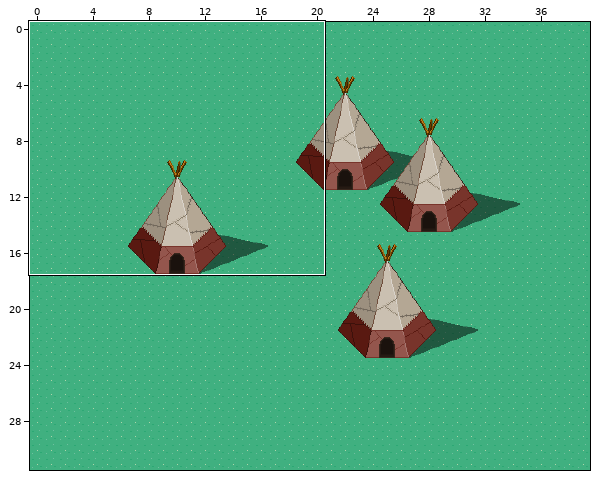
A Tiled map gets an edit: FriendsWithMonsters/android/assets/tilemaps/13.tmx. Above, an overview of the earlier version with the close-up marked.
Close-up. Before the edit:
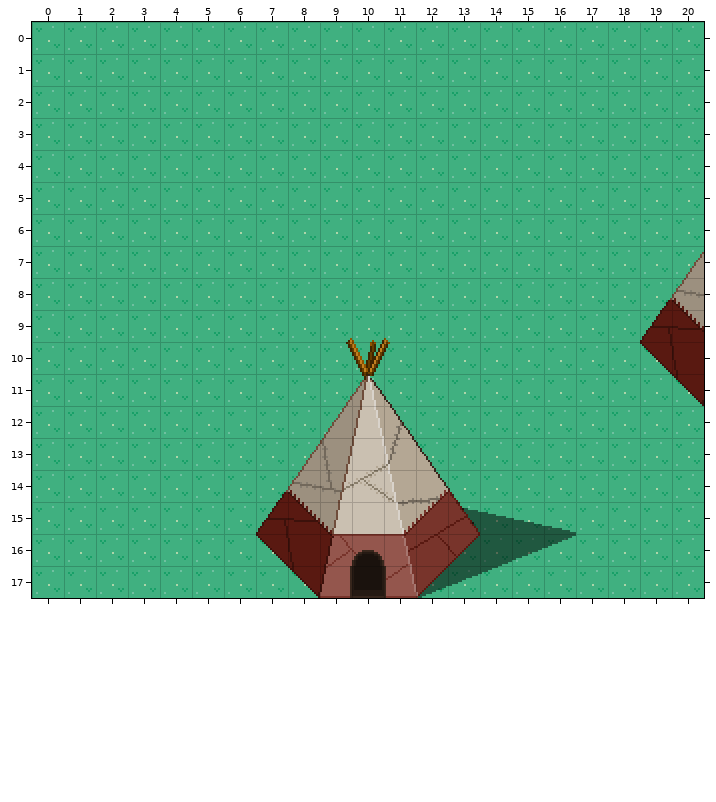
Cells are 16x16 px. Shown: x 0..20, y 0..17. The commit also changed other parts of the map, which this record leaves out. Tiles whose own drawing changed are shown in their newer look in all pictures.
The same view after the edit:
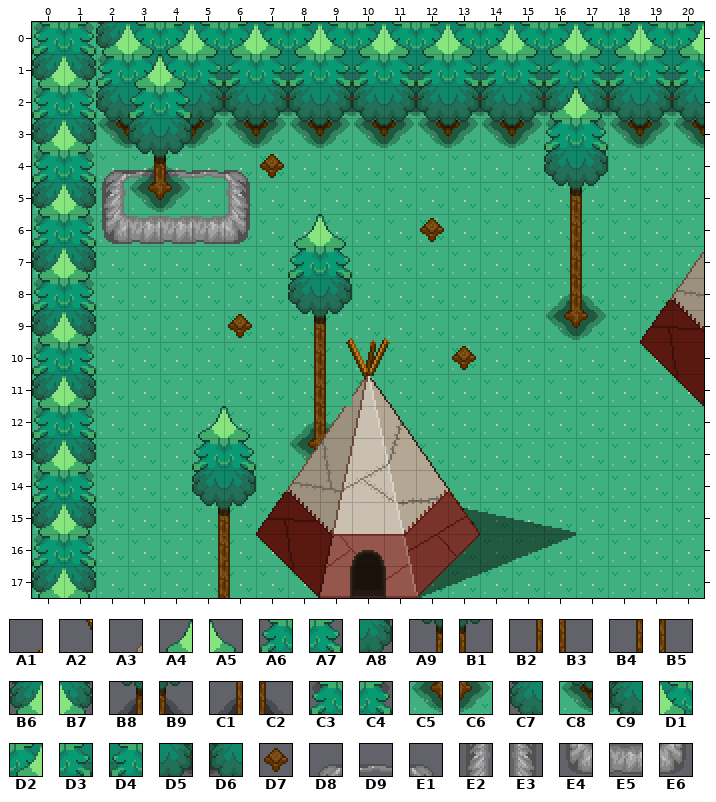
Key: from "limbusdev_world": A1 786, A2 850, A3 914, A4 2372, A5 2373, A6 2436, A7 2437, A8 2501, A9 2564, B1 2565, B2 2628, B3 2629, B4 2692, B5 2693, B6 2752, B7 2753, B8 2754, B9 2755, C1 2756, C2 2757, C3 2816, C4 2817, C5 2820, C6 2821, C7 2880, C8 2944, C9 2945, D1 3013, D2 3014, D3 3077, D4 3078, D5 3141, D6 3142, D7 3264, D8 3328, D9 3329, E1 3330, E2 3392, E3 3394, E4 3456, E5 3457, E6 3458.
__ is an empty cell.
Tiles of an added or newly shown layer are drawn over the layers below it.
See-through tiles are keyed as they look on the map.
Difference:
Layer "walls1":
y 0: x 0..20 __ __ __ __ __ __ __ __ __ __ __ __ __ __ __ __ __ __ __ __ __ -> C3 C4 B6 D1 D2 D1 D2 D1 D2 D1 D2 D1 D2 D1 D2 D1 D2 D1 D2 D1 D2
y 1: x 0..20 __ __ __ __ __ __ __ __ __ __ __ __ __ __ __ __ __ __ __ __ __ -> B6 B7 C3 D3 D4 D3 D4 D3 D4 D3 D4 D3 D4 D3 D4 D3 D4 D3 D4 D3 D4
y 2: x 0..20 __ __ __ __ __ __ __ __ __ __ __ __ __ __ __ __ __ __ __ __ __ -> C3 C4 C7 D5 D6 D5 D6 D5 D6 D5 D6 D5 D6 D5 D6 D5 D6 D5 D6 D5 D6
y 3: x 0..20 __ __ __ __ __ __ __ __ __ __ __ __ __ __ __ __ __ __ __ __ __ -> B6 B7 C8 C9 C8 C9 C8 C9 C8 C9 C8 C9 C8 C9 C8 C9 C8 C9 C8 C9 C8
y 4: x 0..7 __ __ __ __ __ __ __ __ -> C3 C4 D8 D9 D9 D9 E1 D7
y 5: x 0..2 __ __ __ -> B6 B7 E2; x 6 __ -> E3
y 6: x 0..6 __ __ __ __ __ __ __ -> C3 C4 E4 E5 E5 E5 E6; x 12 __ -> D7
y 7: x 0..1 __ __ -> B6 B7
y 8: x 0..1 __ __ -> C3 C4; x 16..17 __ __ -> C1 C2
y 9: x 0..1 __ __ -> B6 B7; x 6 __ -> D7; x 16..17 __ __ -> C5 C6
y 10: x 0..1 __ __ -> C3 C4; x 13 __ -> D7
y 11: x 0..1 __ __ -> B6 B7
y 12: x 0..1 __ __ -> C3 C4; x 8..9 __ __ -> C1 C2
y 13: x 0..1 __ __ -> B6 B7; x 8 __ -> C5
y 14: x 0..1 __ __ -> C3 C4
y 15: x 0..1 __ __ -> B6 B7
y 16: x 0..1 __ __ -> C3 C4
y 17: x 0..1 __ __ -> B6 B7
Layer "tops1":
y 2: x 16..17 __ __ -> A4 A5
y 3: x 16..17 __ __ -> A6 A7
y 4: x 3..4 __ __ -> B8 B9; x 16..17 __ __ -> C7 A8
y 5: x 3..4 __ __ -> C5 C6; x 16..17 __ __ -> A9 B1
y 6: x 8..9 __ __ -> A4 A5; x 16..17 __ __ -> B2 B3
y 7: x 8..9 __ __ -> A6 A7; x 16..17 __ __ -> B4 B5
y 8: x 8..9 __ __ -> C7 A8
y 9: x 8..9 __ A1 -> A9 B1
y 10: x 8..9 __ A2 -> B2 B3
y 11: x 8..9 __ A3 -> B4 B5
y 12: x 5..6 __ __ -> A4 A5
y 13: x 5..6 __ __ -> A6 A7
y 14: x 5..6 __ __ -> C7 A8
y 15: x 5..6 __ __ -> A9 B1
y 16: x 5..6 __ __ -> B2 B3
y 17: x 5..6 __ __ -> B4 B5
Layer "tops2" (added):
y 1: x 3..4 __ __ -> A4 A5
y 2: x 3..4 __ __ -> A6 A7
y 3: x 3..4 __ __ -> C7 A8
y 9: x 9 __ -> A1
y 10: x 9 __ -> A2
Pixel boxes of the changes (left, top, right, bottom) in both close-ups:
changed: (32, 22, 704, 598)
